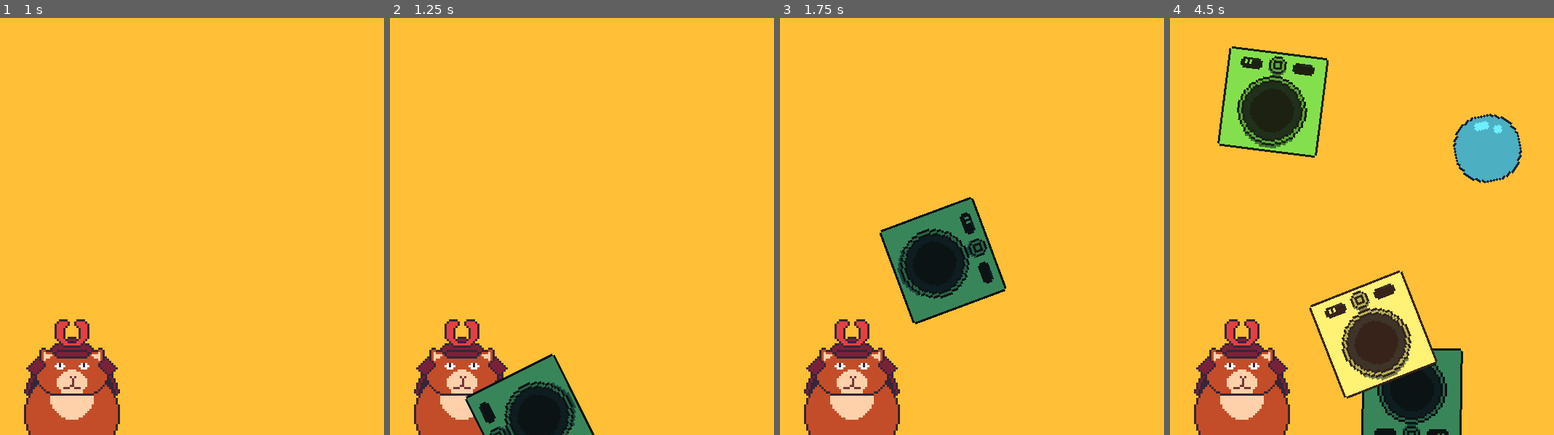
Above: before the commit, frames 1-4 (left to right).
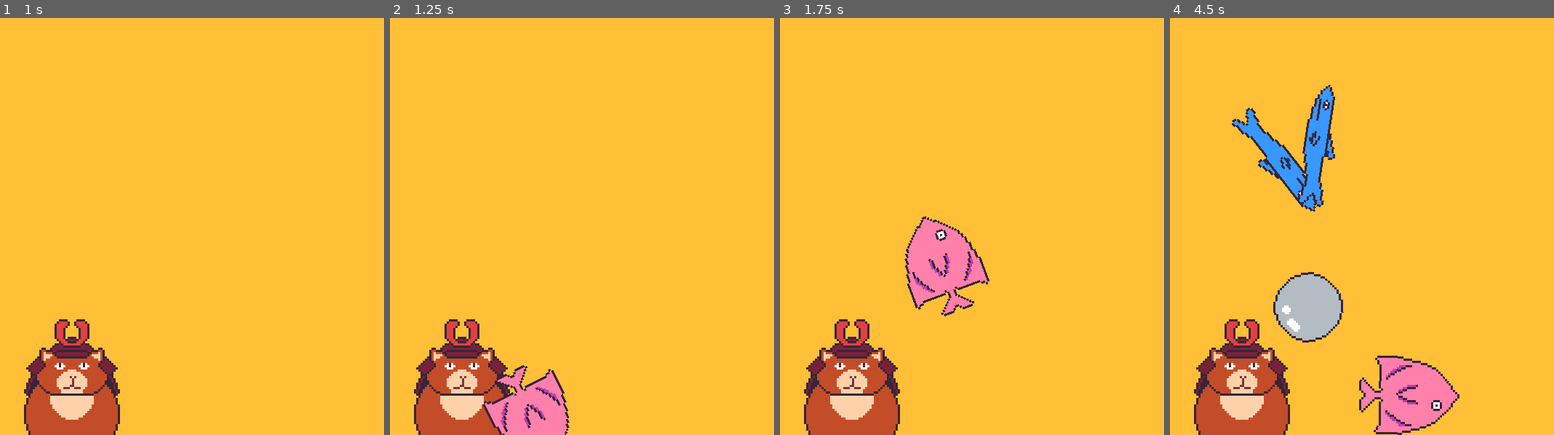
Above: after the commit, the same moments.

Repository: rthurmed/SamuraiBolinhaGD
Game: Godot game, scene res://src/Main.tscn
Same seed, same stepped clock (60 frames per second), same inputs: the game is played once before the commit and once after it.
Inputs (mouse positions are in pixels of both pictures, inside the frame that each line leads up to):
- Up to frame 1 (1 s): tap Enter at 0.5 s; move the mouse to (276, 147) at 0.52 s
- Up to frame 2 (1.25 s): no input
- Up to frame 3 (1.75 s): move the mouse to (895, 197) at 1.27 s
- Up to frame 4 (4.5 s): move the mouse to (1400, 59) at 2.02 s; move the mouse to (1342, 276) at 2.77 s; move the mouse to (1477, 251) at 3.52 s; move the mouse to (1246, 93) at 4.27 s

Frame 1 is identical in both runs. In frame 2, 4.2% of the frame differs, in the area x 19-54%, y 80-100%; in frame 3, 6.3%; in frame 4, 22%, in the area x 12-92%, y 6-100%.

Commit message:
Added fishes and food as cuttables

Diff:
--- a/src/BallSpawner.gd
+++ b/src/BallSpawner.gd
@@ -1,19 +1,25 @@
 extends Area2D
 
 
-const Ball = preload("res://src/objects/Ball.tscn")
+const BallScene = preload("res://src/objects/Ball.tscn")
 const WashingMachine = preload("res://src/objects/WashingMachine.tscn")
-const COLORS = [
-	Color("#e14141"),
-	Color("#83e04c"),
-	Color("#fff275"),
-	Color("#6eeeff"),
-	Color("#ff80aa"),
-	Color("#39855a"),
-]
+const Salmon = preload("res://src/objects/Salmon.tscn")
+const Cucumber = preload("res://src/objects/Cucumber.tscn")
+const Triangle = preload("res://src/objects/Triangle.tscn")
+const Onion = preload("res://src/objects/Onion.tscn")
+const Sardine = preload("res://src/objects/Sardine.tscn")
 
 onready var collision = $CollisionShape2D
 
+var scenes = [
+	BallScene,
+	WashingMachine,
+	Salmon,
+	Cucumber,
+	Triangle,
+	Onion,
+	Sardine
+]
 var min_position = Vector2()
 var max_position = Vector2()
 
@@ -25,17 +31,13 @@
 
 
 func _on_Timer_timeout():
-	var instance = null
-	if randf() > .5:
-		instance = WashingMachine.instance()
-	else:
-		instance = Ball.instance()
+	var scene = scenes[floor(len(scenes) * randf())]
+	var instance = scene.instance()
 
 	instance.position.x = rand_range(min_position.x, max_position.x)
 	instance.position.y = rand_range(min_position.y, max_position.y)
 	instance.angular_velocity = rand_range(-10, 10)
 	instance.linear_velocity.x = rand_range(-20, 20)
 	instance.linear_velocity.y = -200
-	instance.modulate = COLORS[rand_range(0, len(COLORS))]
 
 	add_child(instance)
--- a/src/Slasher.gd
+++ b/src/Slasher.gd
@@ -61,6 +61,7 @@
 
 		var pushing_force = 12
 		var pushing_angle = normal.rotated(deg2rad(-90 + idx * 180))  # push 2 parts in opposite directions
+
 		var pushing_velocity = pushing_angle * pushing_force
 
 		var node = cuttable.duplicate()
--- /dev/null
+++ b/src/objects/Cucumber.tscn
@@ -0,0 +1,23 @@
+[gd_scene load_steps=4 format=2]
+
+[ext_resource path="res://src/objects/Cuttable.gd" type="Script" id=1]
+[ext_resource path="res://assets/cucumber.png" type="Texture" id=2]
+
+[sub_resource type="PhysicsMaterial" id=1]
+bounce = 0.2
+
+[node name="Cucumber" type="RigidBody2D" groups=["ball"]]
+collision_layer = 2
+mass = 2.0
+physics_material_override = SubResource( 1 )
+can_sleep = false
+script = ExtResource( 1 )
+
+[node name="Polygon2D" type="Polygon2D" parent="."]
+position = Vector2( -25, -8 )
+texture = ExtResource( 2 )
+polygon = PoolVector2Array( 1, 10, 3, 13, 6, 15, 46, 15, 47, 12, 47, 6, 45, 1, 6, 1, 3, 3, 1, 6 )
+
+[node name="CollisionPolygon2D" type="CollisionPolygon2D" parent="."]
+position = Vector2( -25, -8 )
+polygon = PoolVector2Array( 1, 10, 3, 13, 6, 15, 46, 15, 47, 12, 47, 6, 45, 1, 6, 1, 3, 3, 1, 6 )
--- /dev/null
+++ b/src/objects/Onion.tscn
@@ -0,0 +1,23 @@
+[gd_scene load_steps=4 format=2]
+
+[ext_resource path="res://src/objects/Cuttable.gd" type="Script" id=1]
+[ext_resource path="res://assets/onion.png" type="Texture" id=2]
+
+[sub_resource type="PhysicsMaterial" id=1]
+bounce = 0.2
+
+[node name="Onion" type="RigidBody2D" groups=["ball"]]
+collision_layer = 2
+mass = 2.0
+physics_material_override = SubResource( 1 )
+can_sleep = false
+script = ExtResource( 1 )
+
+[node name="Polygon2D" type="Polygon2D" parent="."]
+position = Vector2( -30, -16 )
+texture = ExtResource( 2 )
+polygon = PoolVector2Array( 1, 10, 0, 19, 0, 21, 2, 25, 4, 27, 7, 27, 10, 26, 26, 27, 37, 28, 62, 30, 64, 28, 64, 8, 63, 3, 61, 2, 33, 5, 25, 6, 18, 6, 14, 5, 7, 3, 3, 3, 2, 5 )
+
+[node name="CollisionPolygon2D" type="CollisionPolygon2D" parent="."]
+position = Vector2( -30, -16 )
+polygon = PoolVector2Array( 1, 10, 0, 19, 0, 21, 2, 25, 4, 27, 7, 27, 10, 26, 26, 27, 37, 28, 62, 30, 64, 28, 64, 8, 63, 3, 61, 2, 33, 5, 25, 6, 18, 6, 14, 5, 7, 3, 3, 3, 2, 5 )
--- /dev/null
+++ b/src/objects/Salmon.tscn
@@ -0,0 +1,23 @@
+[gd_scene load_steps=4 format=2]
+
+[ext_resource path="res://src/objects/Cuttable.gd" type="Script" id=1]
+[ext_resource path="res://assets/salmon.png" type="Texture" id=2]
+
+[sub_resource type="PhysicsMaterial" id=1]
+bounce = 0.2
+
+[node name="Salmon" type="RigidBody2D" groups=["ball"]]
+collision_layer = 2
+mass = 2.0
+physics_material_override = SubResource( 1 )
+can_sleep = false
+script = ExtResource( 1 )
+
+[node name="Polygon2D" type="Polygon2D" parent="."]
+position = Vector2( -63, -24 )
+texture = ExtResource( 2 )
+polygon = PoolVector2Array( 7, 23, 7, 25, 8, 28, 9, 31, 11, 32, 18, 35, 24, 37, 33, 38, 46, 38, 51, 41, 56, 43, 58, 43, 59, 42, 59, 40, 58, 37, 72, 37, 85, 43, 86, 43, 92, 37, 92, 36, 91, 35, 90, 35, 94, 34, 99, 33, 101, 32, 110, 41, 113, 43, 117, 44, 120, 44, 121, 43, 121, 40, 120, 38, 117, 34, 116, 33, 113, 25, 113, 22, 115, 19, 118, 15, 118, 14, 122, 10, 122, 8, 121, 7, 119, 7, 114, 8, 108, 11, 107, 12, 101, 15, 90, 15, 88, 10, 86, 10, 81, 11, 75, 12, 63, 11, 61, 9, 54, 2, 52, 2, 50, 3, 47, 8, 41, 11, 31, 13, 27, 15, 9, 20 )
+
+[node name="CollisionPolygon2D" type="CollisionPolygon2D" parent="."]
+position = Vector2( -63, -24 )
+polygon = PoolVector2Array( 7, 23, 7, 25, 8, 28, 9, 31, 11, 32, 18, 35, 24, 37, 33, 38, 46, 38, 51, 41, 56, 43, 58, 43, 59, 42, 59, 40, 58, 37, 72, 37, 85, 43, 86, 43, 92, 37, 92, 36, 91, 35, 90, 35, 94, 34, 99, 33, 101, 32, 110, 41, 113, 43, 117, 44, 120, 44, 121, 43, 121, 40, 120, 38, 117, 34, 116, 33, 113, 25, 113, 22, 115, 19, 118, 15, 118, 14, 122, 10, 122, 8, 121, 7, 119, 7, 114, 8, 108, 11, 107, 12, 101, 15, 90, 15, 88, 10, 86, 10, 81, 11, 75, 12, 63, 11, 61, 9, 54, 2, 52, 2, 50, 3, 47, 8, 41, 11, 31, 13, 27, 15, 9, 20 )
--- /dev/null
+++ b/src/objects/Sardine.tscn
@@ -0,0 +1,23 @@
+[gd_scene load_steps=4 format=2]
+
+[ext_resource path="res://assets/sardine.png" type="Texture" id=1]
+[ext_resource path="res://src/objects/Cuttable.gd" type="Script" id=2]
+
+[sub_resource type="PhysicsMaterial" id=1]
+bounce = 0.2
+
+[node name="Sardine" type="RigidBody2D" groups=["ball"]]
+collision_layer = 2
+mass = 2.0
+physics_material_override = SubResource( 1 )
+can_sleep = false
+script = ExtResource( 2 )
+
+[node name="Polygon2D" type="Polygon2D" parent="."]
+position = Vector2( -30, -10 )
+texture = ExtResource( 1 )
+polygon = PoolVector2Array( 11, 14, 21, 15, 42, 15, 49, 12, 52, 14, 60, 15, 60, 11, 59, 9, 57, 8, 60, 5, 60, 3, 59, 2, 52, 2, 47, 5, 38, 5, 39, 1, 37, 0, 35, 0, 25, 3, 20, 4, 9, 4, 4, 6, 4, 9 )
+
+[node name="CollisionPolygon2D" type="CollisionPolygon2D" parent="."]
+position = Vector2( -30, -10 )
+polygon = PoolVector2Array( 11, 14, 21, 15, 42, 15, 49, 12, 52, 14, 60, 15, 60, 11, 59, 9, 57, 8, 60, 5, 60, 3, 59, 2, 52, 2, 47, 5, 38, 5, 39, 1, 37, 0, 35, 0, 25, 3, 20, 4, 9, 4, 4, 6, 4, 9 )
--- /dev/null
+++ b/src/objects/Triangle.tscn
@@ -0,0 +1,23 @@
+[gd_scene load_steps=4 format=2]
+
+[ext_resource path="res://src/objects/Cuttable.gd" type="Script" id=1]
+[ext_resource path="res://assets/triangle.png" type="Texture" id=2]
+
+[sub_resource type="PhysicsMaterial" id=1]
+bounce = 0.2
+
+[node name="Triangle" type="RigidBody2D" groups=["ball"]]
+collision_layer = 2
+mass = 2.0
+physics_material_override = SubResource( 1 )
+can_sleep = false
+script = ExtResource( 1 )
+
+[node name="Polygon2D" type="Polygon2D" parent="."]
+position = Vector2( -23, -24 )
+texture = ExtResource( 2 )
+polygon = PoolVector2Array( 4, 18, 1, 23, 1, 25, 5, 31, 14, 39, 19, 42, 27, 43, 40, 42, 41, 39, 38, 36, 38, 27, 41, 28, 46, 34, 47, 31, 47, 17, 46, 14, 41, 20, 38, 21, 38, 12, 41, 9, 40, 6, 27, 5, 14, 9 )
+
+[node name="CollisionPolygon2D" type="CollisionPolygon2D" parent="."]
+position = Vector2( -23, -24 )
+polygon = PoolVector2Array( 4, 18, 1, 23, 1, 25, 5, 31, 14, 39, 19, 42, 27, 43, 40, 42, 41, 39, 38, 36, 38, 27, 41, 28, 46, 34, 47, 31, 47, 17, 46, 14, 41, 20, 38, 21, 38, 12, 41, 9, 40, 6, 27, 5, 14, 9 )
Binary file added: assets/cucumber.aseprite
Binary file added: assets/cucumber.png
Not shown, added: assets/cucumber.png.import
Binary file added: assets/onion.aseprite
Binary file added: assets/onion.png
Not shown, added: assets/onion.png.import
Binary file added: assets/salmon.aseprite
Binary file added: assets/salmon.png
Not shown, added: assets/salmon.png.import
Binary file added: assets/sardine.aseprite
Binary file added: assets/sardine.png
Not shown, added: assets/sardine.png.import
(and 3 more such lines)
